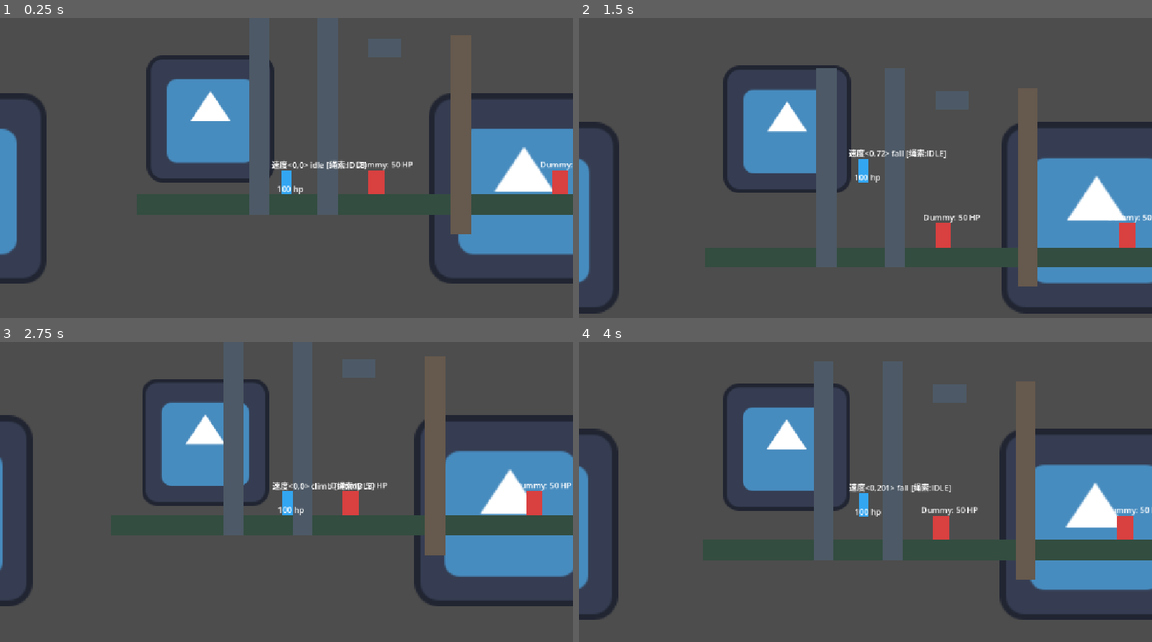
Above: before the commit, frames 1-4 (two rows, left to right).
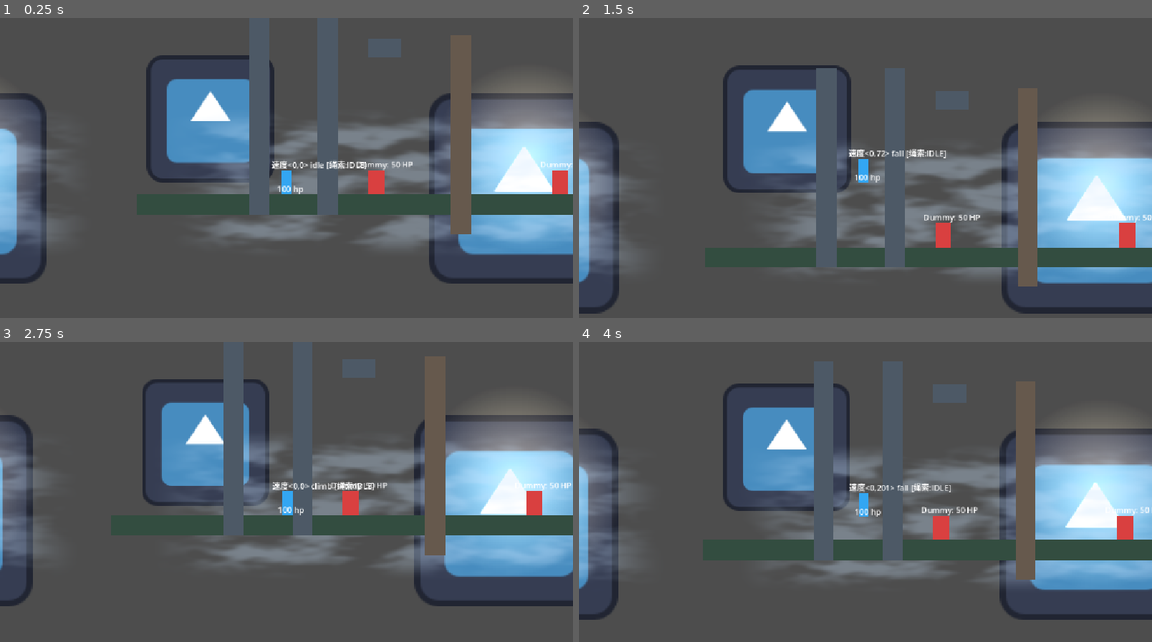
Above: after the commit, the same moments.

Repository: night-silhouette/SpotlightGameJam
Game: Godot game, scene res://Code/Entities/ParallaxScenery/ParallaxIntegrationTest.tscn
The game is run twice, just before and just after one commit, with the same random seed, the same clock (stepped at 60 frames per second) and the same inputs. This scene is started directly instead of the project's main scene. The engine's default icon, where the game draws it, is replaced by a stand-in: a white triangle on a blue panel in a dark square.
Inputs (mouse positions are in pixels of both pictures, inside the frame that each line leads up to):
- Up to frame 1 (0.25 s): no input
- Up to frame 2 (1.5 s): tap Enter at 0.5 s; move the mouse to (991, 162) at 0.52 s; hold Right 0.53-1.25 s; tap Left (move_l) at 0.6 s; click (991, 162) at 0.67 s; tap Space (jump) at 0.77, 1.07 s; drag from (750, 195) to (939, 213) at 1.27 s
- Up to frame 3 (2.75 s): move the mouse to (343, 432) at 2.02 s; hold Right from 2.03 s (still down); hold K (rope_shoot) from 2.03 s (still down)
- Up to frame 4 (4 s): release Right at 2.75 s; release K (rope_shoot) at 2.75 s; drag from (836, 567) to (1111, 504) at 2.77 s; tap Space (jump) at 3.5, 3.77 s; move the mouse to (1037, 552) at 3.52 s; hold S (down) from 3.53 s (still down); hold R from 3.53 s (still down)

The runs differ from the first frame. In frame 1, 16% of the frame differs, in the area x 0-100%, y 21-77%; in frame 2, 16%; in frame 3, 16%; in frame 4, 17%, in the area x 0-100%, y 25-81%.

Commit message:
feat: 添加背景柔和光晕与动态薄雾

Diff:
--- /dev/null
+++ b/src/Code/Entities/ParallaxScenery/AmbientFog/AmbientFog.gdshader
@@ -0,0 +1,33 @@
+shader_type canvas_item;
+render_mode unshaded, blend_mix;
+
+// 雾的颜色、浓度和漂移速度。
+uniform vec4 fog_color : source_color = vec4(0.8, 0.9, 1.0, 1.0);
+uniform float density : hint_range(0.0, 1.0) = 0.35;
+uniform vec2 drift_speed = vec2(0.025, 0.005);
+
+varying vec4 sprite_tint;
+
+void vertex() {
+	sprite_tint = COLOR;
+}
+
+void fragment() {
+	// 移动纹理的采样位置，让云团缓慢漂移。
+	vec2 moving_uv = UV - TIME * drift_speed;
+	float cloud = texture(TEXTURE, moving_uv).r;
+
+	// 四周逐渐透明，隐藏方形边界。
+	vec2 edge_distance = min(UV, vec2(1.0) - UV);
+	float edge_fade = smoothstep(0.0, 0.18, edge_distance.x)
+		* smoothstep(0.0, 0.18, edge_distance.y);
+
+	// 暗处更透明，亮处形成薄雾。
+	float opacity = smoothstep(0.25, 0.8, cloud)
+		* density * edge_fade;
+
+	COLOR = vec4(
+		fog_color.rgb * sprite_tint.rgb,
+		opacity * fog_color.a * sprite_tint.a
+	);
+}
--- /dev/null
+++ b/src/Code/Entities/ParallaxScenery/AmbientFog/FogSprite.tscn
@@ -0,0 +1,24 @@
+[gd_scene format=3 uid="uid://d2jk4l1e5s40f"]
+
+[ext_resource type="Shader" uid="uid://dr66ciofmfqfq" path="res://Code/Entities/ParallaxScenery/AmbientFog/AmbientFog.gdshader" id="1_sh08n"]
+
+[sub_resource type="ShaderMaterial" id="ShaderMaterial_ccsu2"]
+shader = ExtResource("1_sh08n")
+shader_parameter/fog_color = Color(0.8, 0.9, 1, 1)
+shader_parameter/density = 0.35
+shader_parameter/drift_speed = Vector2(0.025, 0.005)
+
+[sub_resource type="FastNoiseLite" id="FastNoiseLite_sh08n"]
+fractal_octaves = 3
+
+[sub_resource type="NoiseTexture2D" id="NoiseTexture2D_ccsu2"]
+noise = SubResource("FastNoiseLite_sh08n")
+seamless = true
+
+[node name="AmbientFog" type="Node2D" unique_id=941986178]
+
+[node name="FogSprite" type="Sprite2D" parent="." unique_id=525192366]
+texture_filter = 2
+texture_repeat = 2
+material = SubResource("ShaderMaterial_ccsu2")
+texture = SubResource("NoiseTexture2D_ccsu2")
--- /dev/null
+++ b/src/Code/Entities/ParallaxScenery/AmbientGlow/AmbientGlow.tscn
@@ -0,0 +1,22 @@
+[gd_scene format=3 uid="uid://dirhxm85bpqce"]
+
+[sub_resource type="CanvasItemMaterial" id="CanvasItemMaterial_1y2df"]
+blend_mode = 1
+light_mode = 1
+
+[sub_resource type="Gradient" id="Gradient_xm7hi"]
+colors = PackedColorArray(1, 0.9019608, 0.7019608, 0.5019608, 1, 0.9019608, 0.7019608, 0)
+
+[sub_resource type="GradientTexture2D" id="GradientTexture2D_2aj0p"]
+gradient = SubResource("Gradient_xm7hi")
+width = 256
+height = 256
+fill = 1
+fill_from = Vector2(0.5, 0.5)
+fill_to = Vector2(1, 0.5)
+
+[node name="AmbientGlow" type="Node2D" unique_id=1072626653]
+
+[node name="GlowSprite" type="Sprite2D" parent="." unique_id=1005655253]
+material = SubResource("CanvasItemMaterial_1y2df")
+texture = SubResource("GradientTexture2D_2aj0p")
--- a/src/Code/Entities/ParallaxScenery/parallax_scenery.tscn
+++ b/src/Code/Entities/ParallaxScenery/parallax_scenery.tscn
@@ -1,6 +1,8 @@
 [gd_scene format=3 uid="uid://bfr88h05lyxfc"]
 
 [ext_resource type="Texture2D" uid="uid://b8eo4brra1thd" path="res://icon.svg" id="1_n3jxw"]
+[ext_resource type="PackedScene" uid="uid://dirhxm85bpqce" path="res://Code/Entities/ParallaxScenery/AmbientGlow/AmbientGlow.tscn" id="2_fhxqj"]
+[ext_resource type="PackedScene" uid="uid://d2jk4l1e5s40f" path="res://Code/Entities/ParallaxScenery/AmbientFog/FogSprite.tscn" id="3_sbhd1"]
 
 [node name="ParallaxScenery" type="Node2D" unique_id=381839512]
 
@@ -27,3 +29,13 @@
 scale = Vector2(3, 3)
 texture = ExtResource("1_n3jxw")
 centered = false
+
+[node name="AmbientGlow" parent="NearBackground" unique_id=1072626653 instance=ExtResource("2_fhxqj")]
+z_index = 1
+position = Vector2(800, 350)
+scale = Vector2(1.5, 1.5)
+
+[node name="AmbientFog" parent="NearBackground" unique_id=941986178 instance=ExtResource("3_sbhd1")]
+z_index = 2
+position = Vector2(576, 400)
+scale = Vector2(2, 0.6)
Not shown, added: src/Code/Entities/ParallaxScenery/AmbientFog/AmbientFog.gdshader.uid
